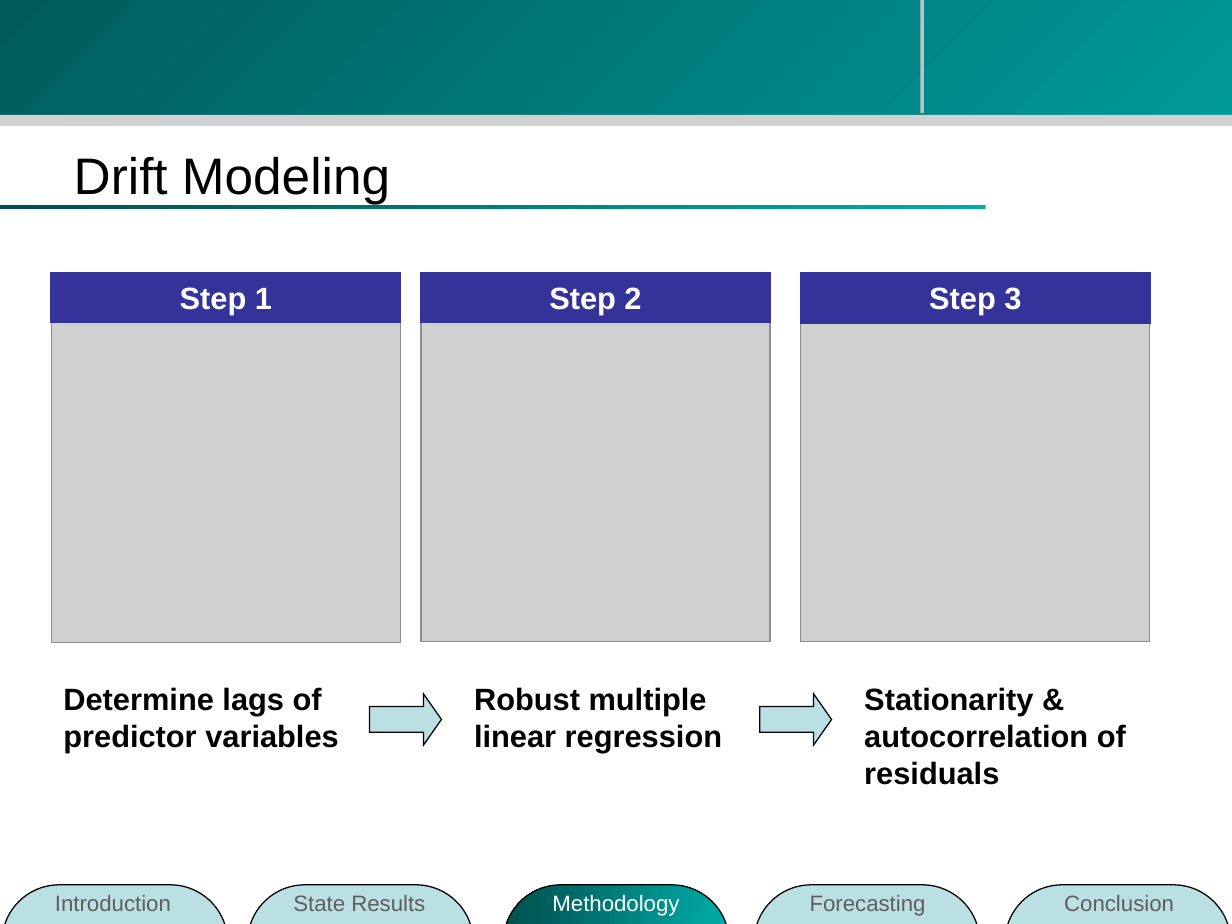
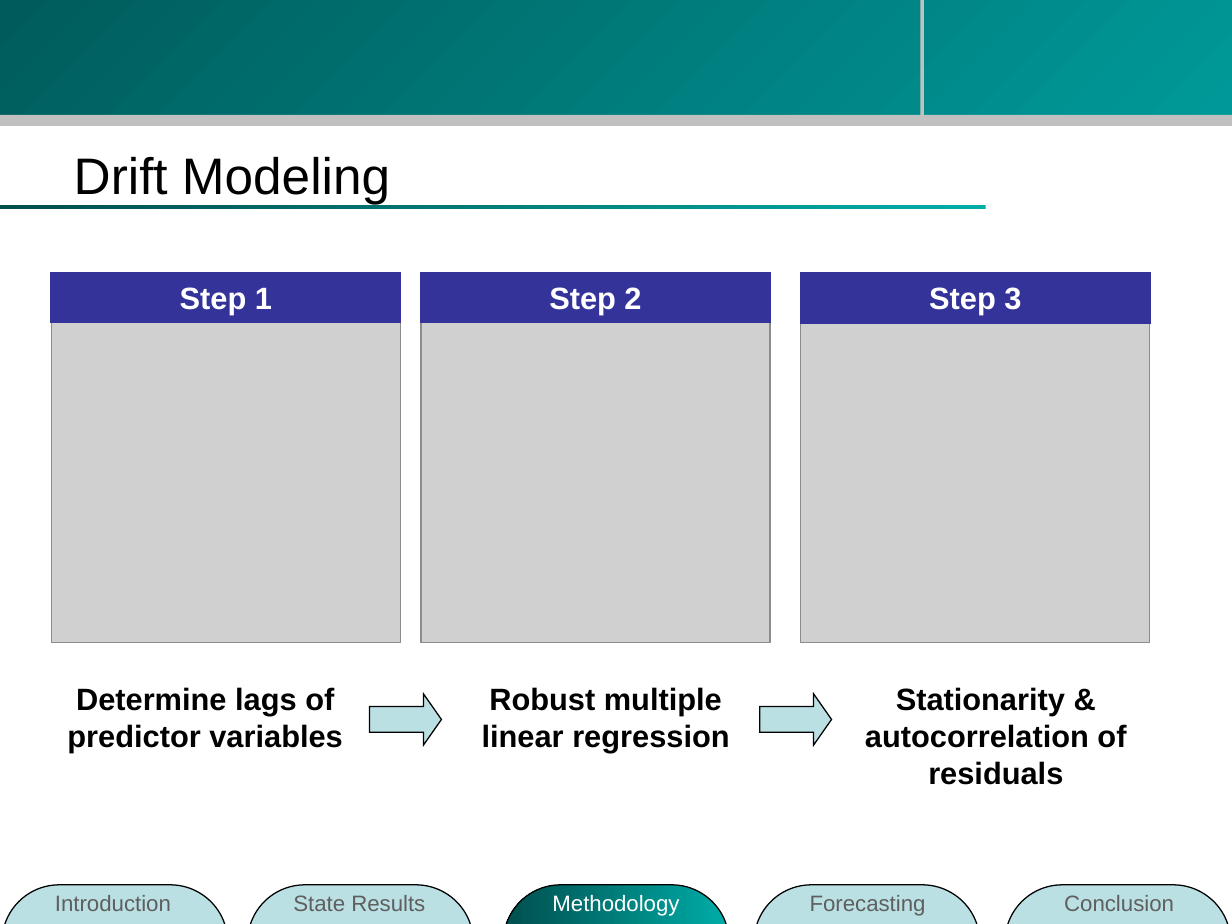
Before and after one commit to zhouzhenghui/svnrepository, a slide deck: slide 28 of SVNRepository/Presentation/M.Eng Final Presentation-take2.ppt (slide 27 before the commit). Drawn at 1232x924 pixels with LibreOffice and Linux fonts; fonts in the diff are those of the drawing; grey boxes stand for pictures; background and template pictures are left out. Boxes give left, top, right and bottom in pixels: in the first picture for what was removed or moved away, otherwise in the second. Text is boxed around its words. In the diff, an @@ line names an element or a change of style, - is before the commit and + after.

```diff
--- a/SVNRepository/Presentation/M.Eng Final Presentation-take2.ppt
+++ b/SVNRepository/Presentation/M.Eng Final Presentation-take2.ppt
@@ line moved from (922, 0) - (922, 113) to (922, 0) - (922, 123) @@
@@ rectangle at (0, 115, 1232, 126): fill #D1D1D1 to #C0C0C0 @@
@@ alignment left to centre in 3 elements at (67, 687, 342, 752), (482, 687, 729, 752), (865, 687, 1126, 785) @@
```
Also in this commit, not shown: 36 other slides changed, 2 slides added, 2 slides removed.
